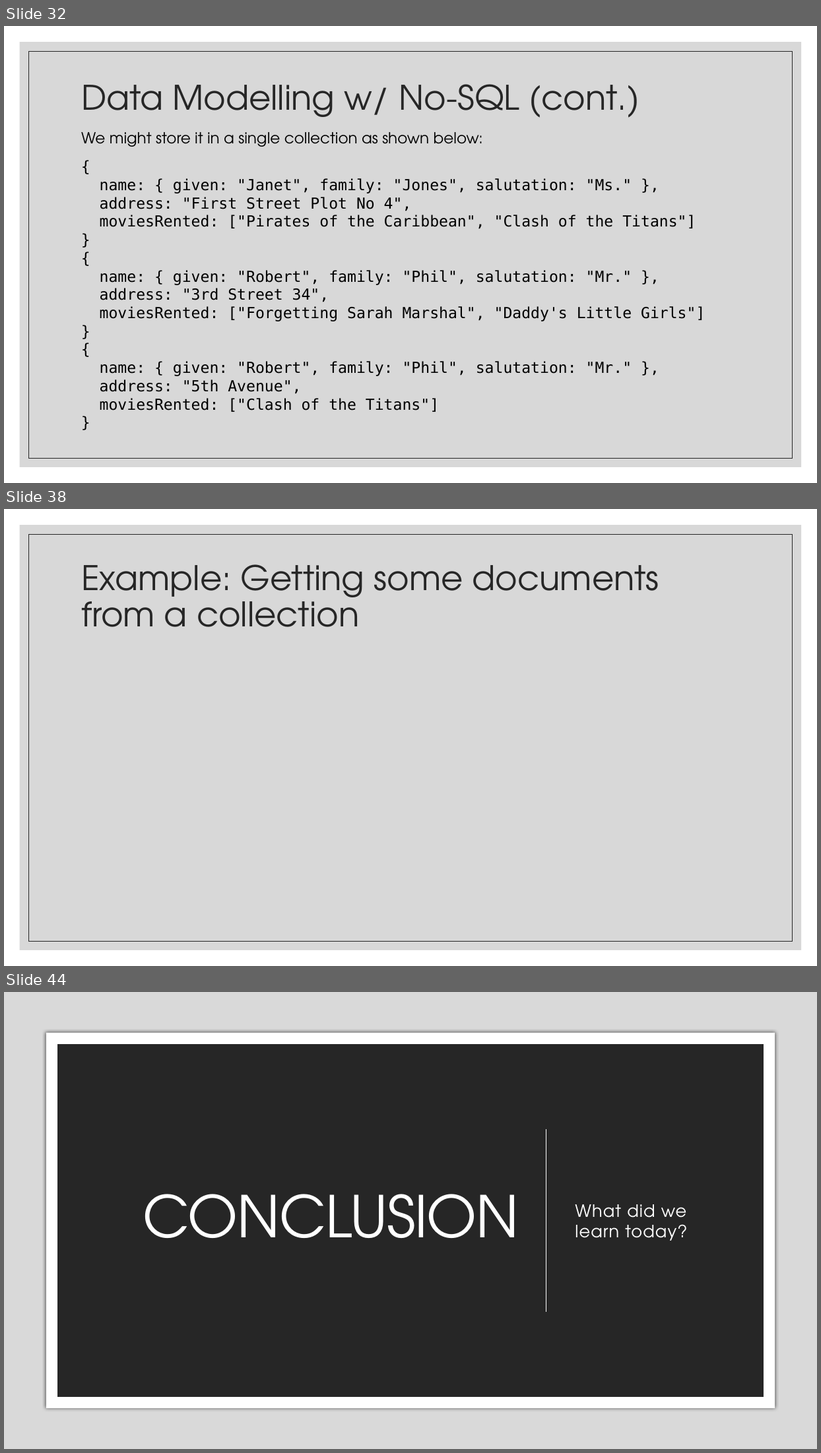
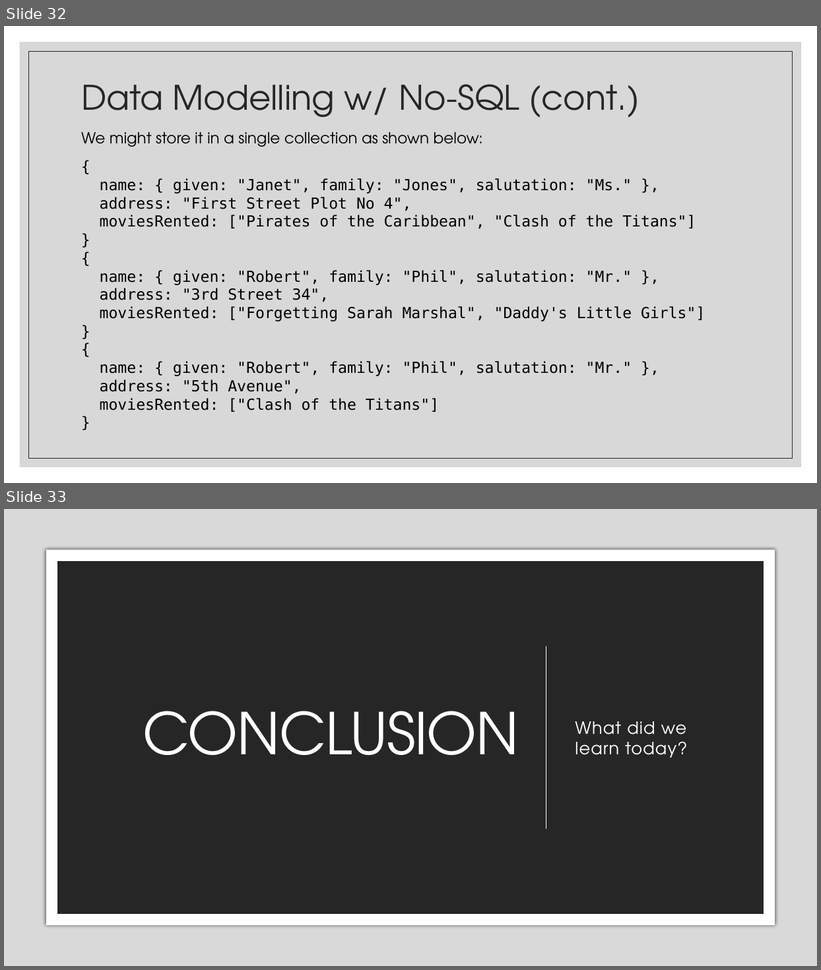
Before and after one commit to zackstotts/base-node-curriculum, a slide deck: unit_03/slides/01 Intro to MongoDB.pptx. Shown one above the other, each under a label of ours: slides 32, 38 and 44 before the commit, slides 32 and 33 after it; the slides between them are not shown. The pictures are 821x1453 and 821x970 pixels, drawn with LibreOffice and Linux fonts; fonts in the diff are those of the drawing. Boxes give left, top, right and bottom in pixels: in the first picture for what was removed or moved away, otherwise in the second. Text is boxed around its words. In the diff, an @@ line names an element or a change of style, - is before the commit and + after.

```diff
--- a/unit_03/slides/01 Intro to MongoDB.pptx
+++ b/unit_03/slides/01 Intro to MongoDB.pptx
@@ slide 38 removed at [4, 509, 817, 966], background #FFFFFF; not listed: 2 template elements that a slide beside it also shows @@
@@ title removed at [81, 564, 659, 627] @@
-Example: Getting some documents from a collection
@@ what was slide 44 is now slide 33 @@
```
Also in this commit, not shown: 2 slides changed, 10 other slides removed, 1 other file.
